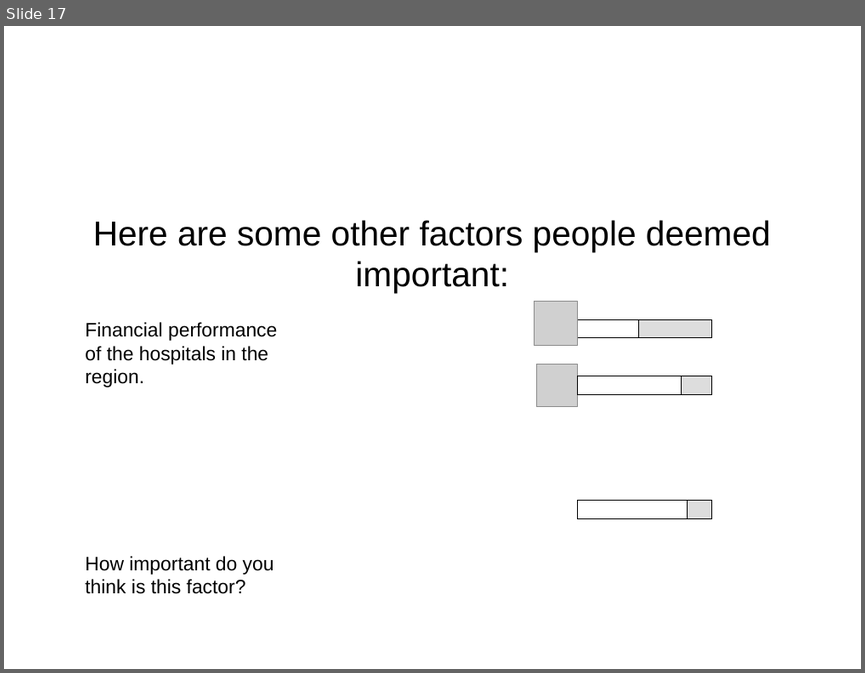
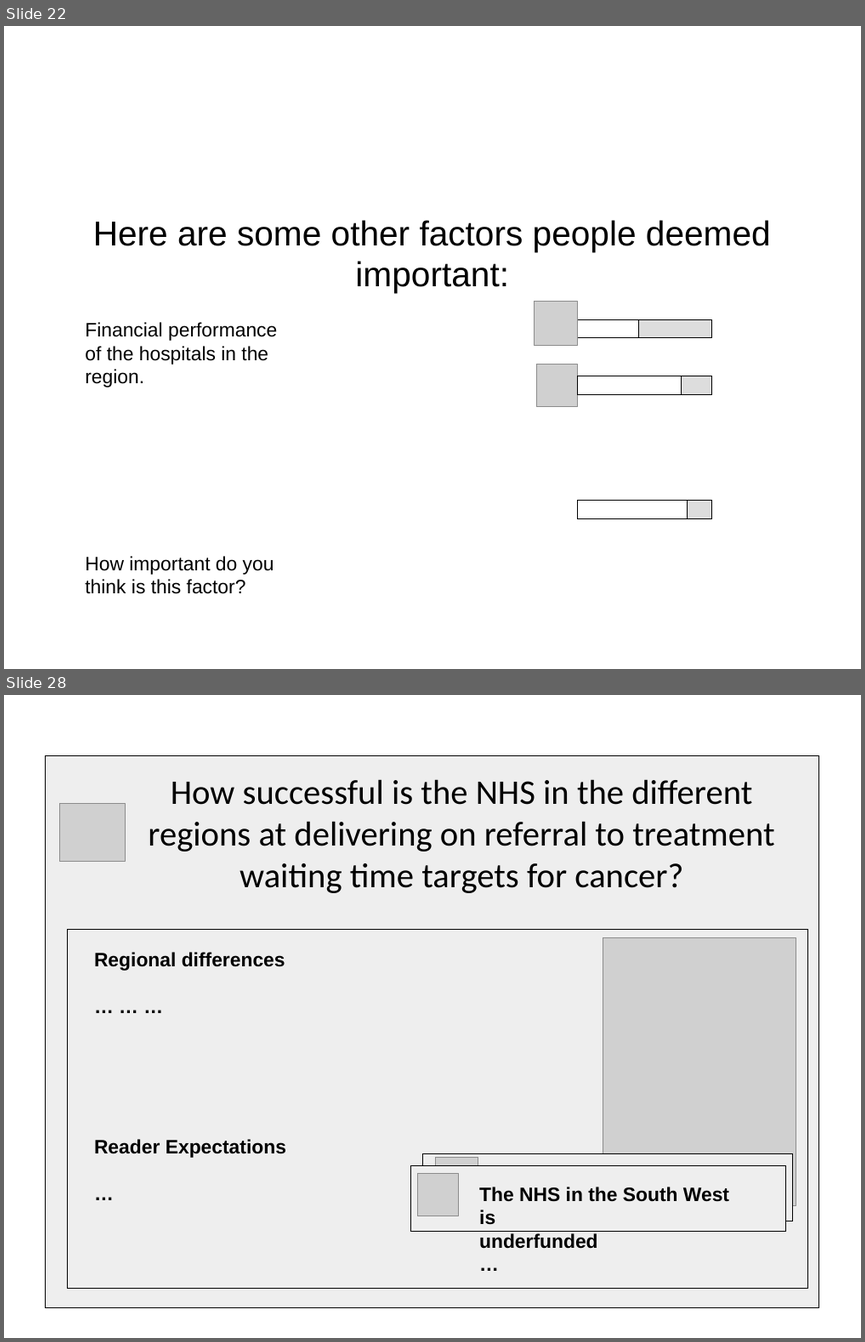
Before and after one commit to PabloLeon/model-driven-journalism, a slide deck: documents/storyboard.pptx. Shown one above the other, each under a label of ours: slide 17 before the commit, slides 22 and 28 after it; the slides between them are not shown. The pictures are 865x673 and 865x1342 pixels, drawn with LibreOffice and Linux fonts; fonts in the diff are those of the drawing; grey boxes stand for pictures. Boxes give left, top, right and bottom in pixels: in the first picture for what was removed or moved away, otherwise in the second. Text is boxed around its words. In the diff, an @@ line names an element or a change of style, - is before the commit and + after.

```diff
--- a/documents/storyboard.pptx
+++ b/documents/storyboard.pptx
@@ slide 28 added at [4, 695, 861, 1338], background #FFFFFF @@
@@ freeform shape added at [45, 756, 820, 1308], fill #EEEEEE, outline #000000 0 pt @@
@@ text added at [148, 779, 774, 893], 32 pt, text #000000 @@
+How successful is the NHS in the different regions at delivering on referral to treatment waiting time targets for cancer?
@@ picture added at [60, 804, 126, 862] @@
@@ freeform shape added at [67, 929, 808, 1287], fill #EEEEEE, outline #000000 0 pt @@
@@ picture added at [603, 937, 796, 1205] @@
@@ text added at [94, 952, 286, 1157], 18 pt, text #000000, bold @@
+Regional differences
+… … …
+Reader Expectations
+…
@@ freeform shape added at [410, 1165, 786, 1231], fill #EEEEEE, outline #000000 0 pt @@
@@ picture added at [418, 1174, 458, 1216] @@
@@ freeform shape added at [423, 1154, 793, 1221], fill #EEEEEE, outline #000000 0 pt @@
@@ picture added at [436, 1157, 478, 1202] @@
@@ text added at [479, 1186, 729, 1248], 18 pt, text #000000, bold @@
+The NHS in the South West is
+underfunded
+…
@@ what was slide 17 is now slide 22 @@
```
Also in this commit, not shown: 8 slides changed, 8 other slides added, 1 slide removed, 1 other file.
